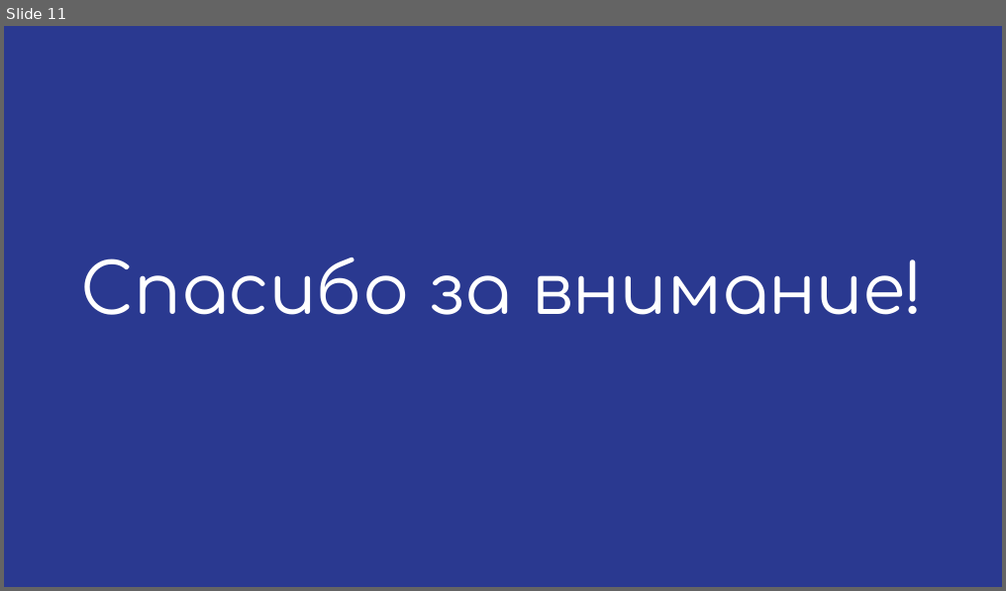
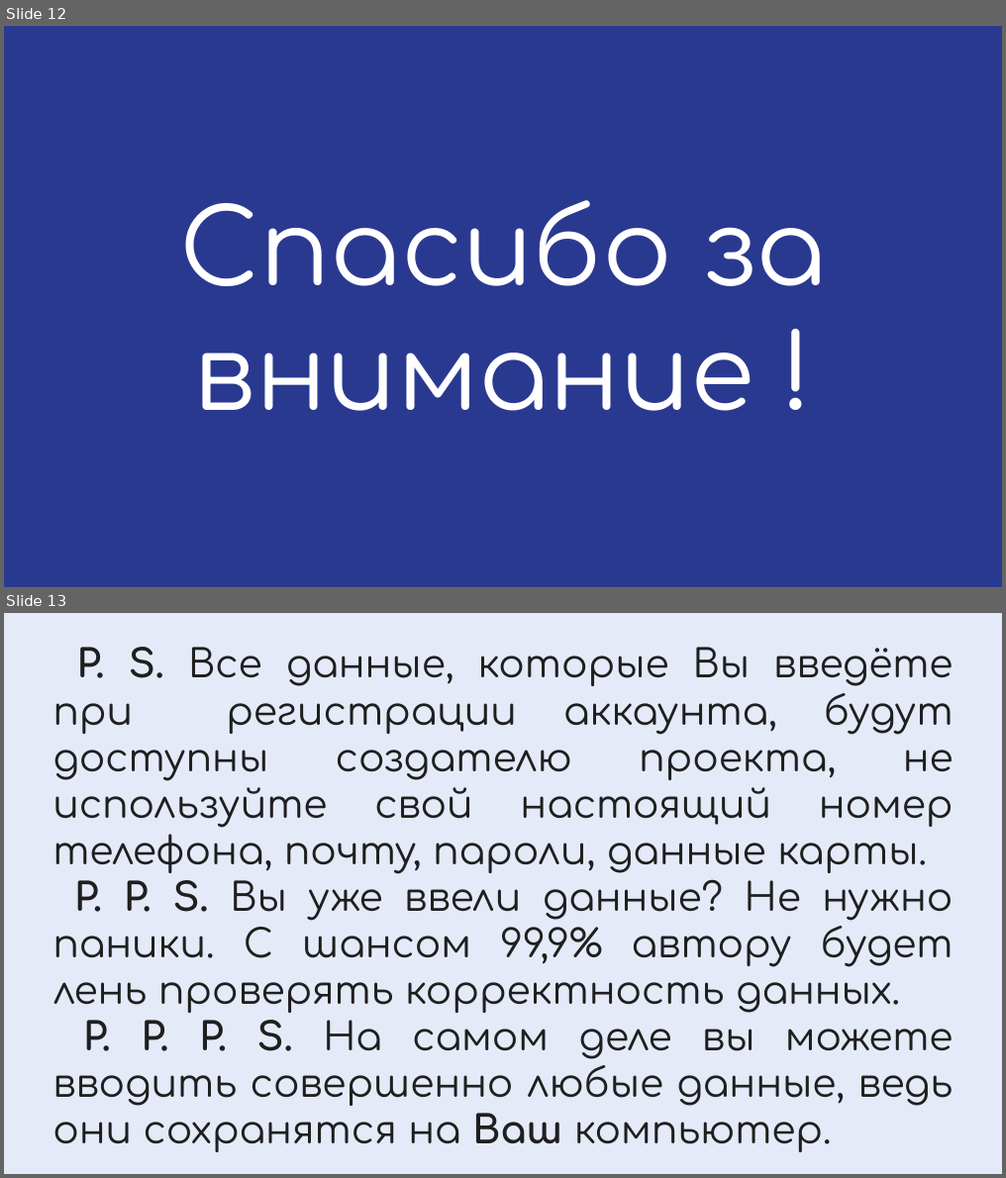
Before and after one commit to MMeadow9/Shop, a slide deck: documentation/Онлайн Магазин.pptx. Shown one above the other, each under a label of ours: slide 11 before the commit, slides 12 and 13 after it. The pictures are 1006x591 and 1006x1178 pixels, drawn with LibreOffice and Linux fonts; fonts in the diff are those of the drawing. Boxes give left, top, right and bottom in pixels: in the first picture for what was removed or moved away, otherwise in the second. Text is boxed around its words. In the diff, an @@ line names an element or a change of style, - is before the commit and + after.

```diff
--- a/documentation/Онлайн Магазин.pptx
+++ b/documentation/Онлайн Магазин.pptx
@@ slide 13 added at [4, 613, 1002, 1174], background #E5EAF8 @@
@@ text added at [53, 647, 953, 1153], 28 pt, text #1F1F1F @@
+P. S. Все данные, которые Вы введёте при регистрации аккаунта, будут доступны создателю проекта, не используйте свой настоящий номер телефона, почту, пароли, данные карты.
+P. P. S. Вы уже ввели данные? Не нужно паники. С шансом 99,9% автору будет лень проверять корректность данных.
+P. P. P. S. На самом деле вы можете вводить совершенно любые данные, ведь они сохранятся на Ваш компьютер.
@@ what was slide 11 is now slide 12 @@
@@ slide 12 changed as well @@
@@ text at [180, 200, 826, 411]: text changed; size 50 to 75 pt @@
-Спасибо за внимание!
+Спасибо за внимание !
```
Also in this commit, not shown: 8 other slides changed, 2 other slides added, 1 slide removed, 1 other file.
